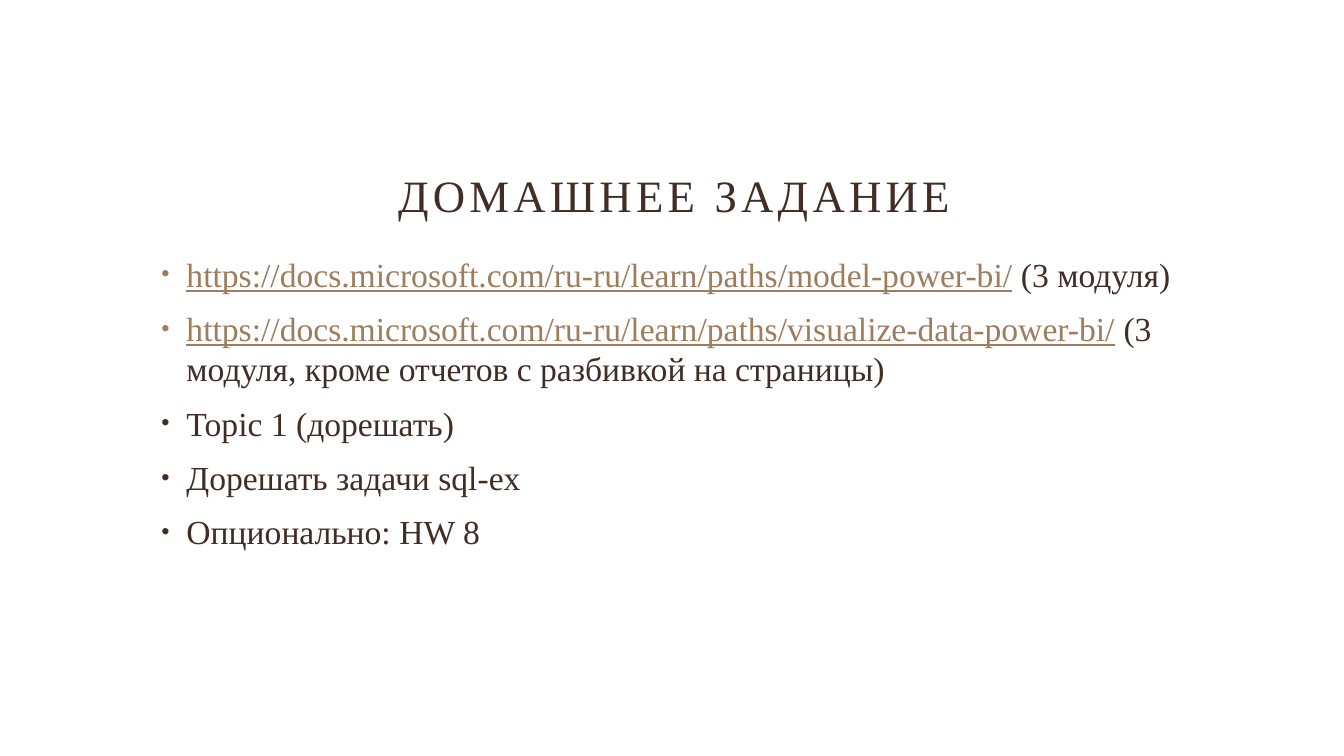
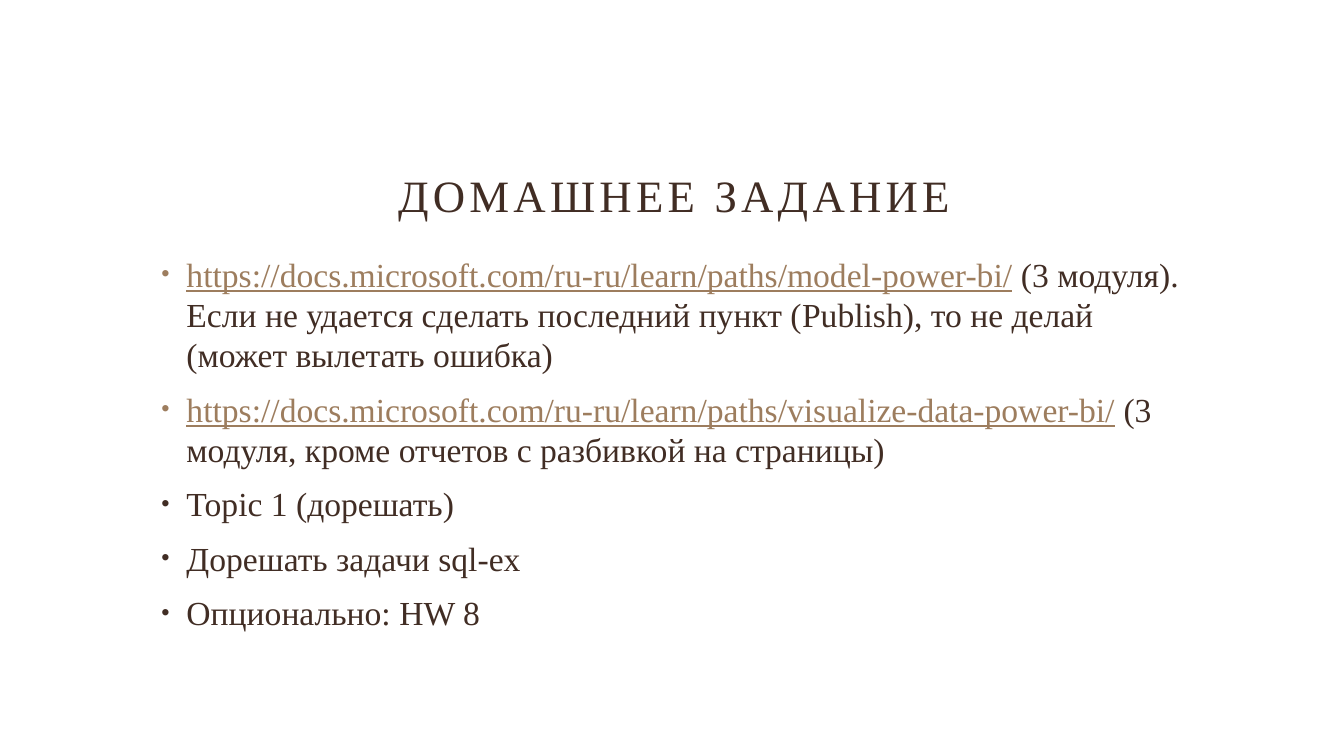
Before and after one commit to MashaIsu/sql_course, a slide deck: slide 6 of Lection 8.pptx. Drawn at 1344x756 pixels with LibreOffice and Linux fonts; fonts in the diff are those of the drawing. Boxes give left, top, right and bottom in pixels: in the first picture for what was removed or moved away, otherwise in the second. Text is boxed around its words. In the diff, an @@ line names an element or a change of style, - is before the commit and + after.

```diff
--- a/Lection 8.pptx
+++ b/Lection 8.pptx
@@ text at <box>186,263,1178,374</box>: text changed; text colour #9D7D5E to #412D24 @@
-• https://docs.microsoft.com/ru-ru/learn/paths/model-power-bi/ (3 модуля)
+• https://docs.microsoft.com/ru-ru/learn/paths/model-power-bi/ (3 модуля). Если не удается сделать последний пункт (Publish), то не делай (может вылетать ошибка)
```
Also in this commit, not shown: 1 other slide changed.
